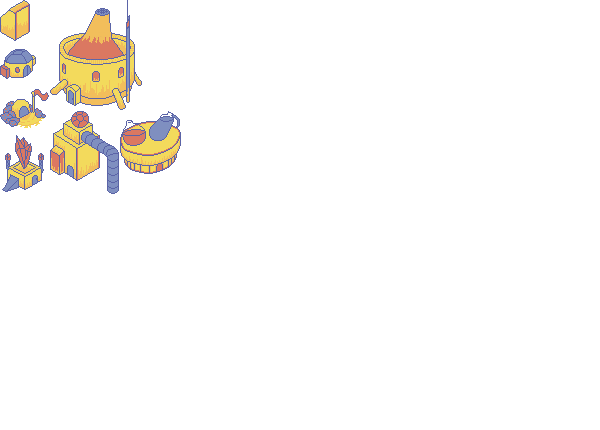
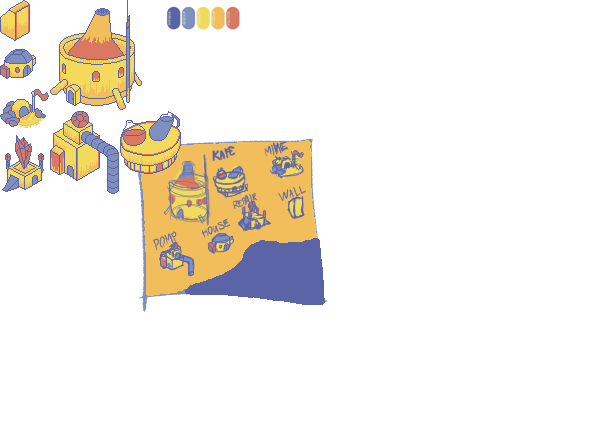
Revision of a layered 600x430 image; what changed, layer by layer:
pixels changed over [137, 6, 328, 312] (layer not identified)
